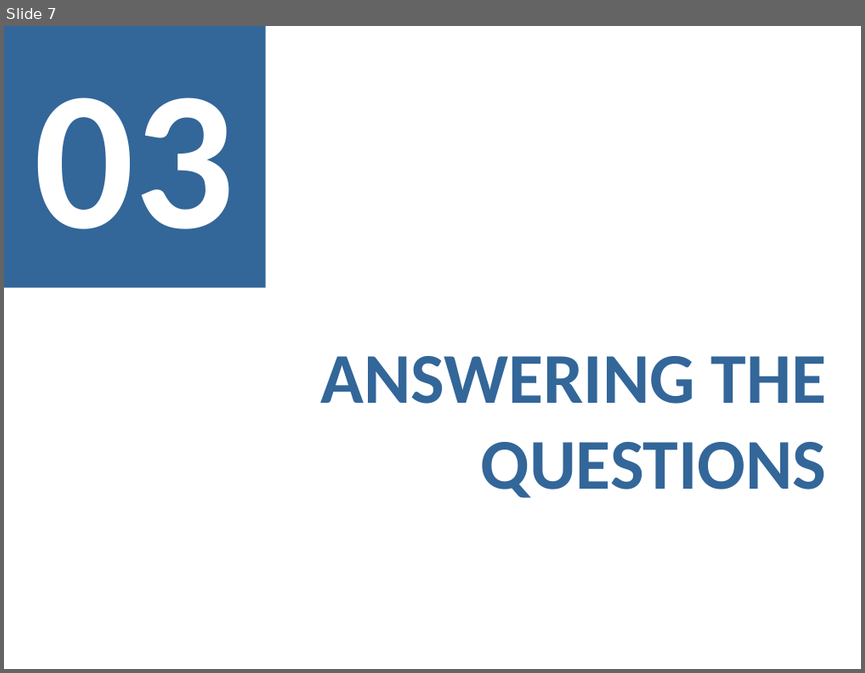
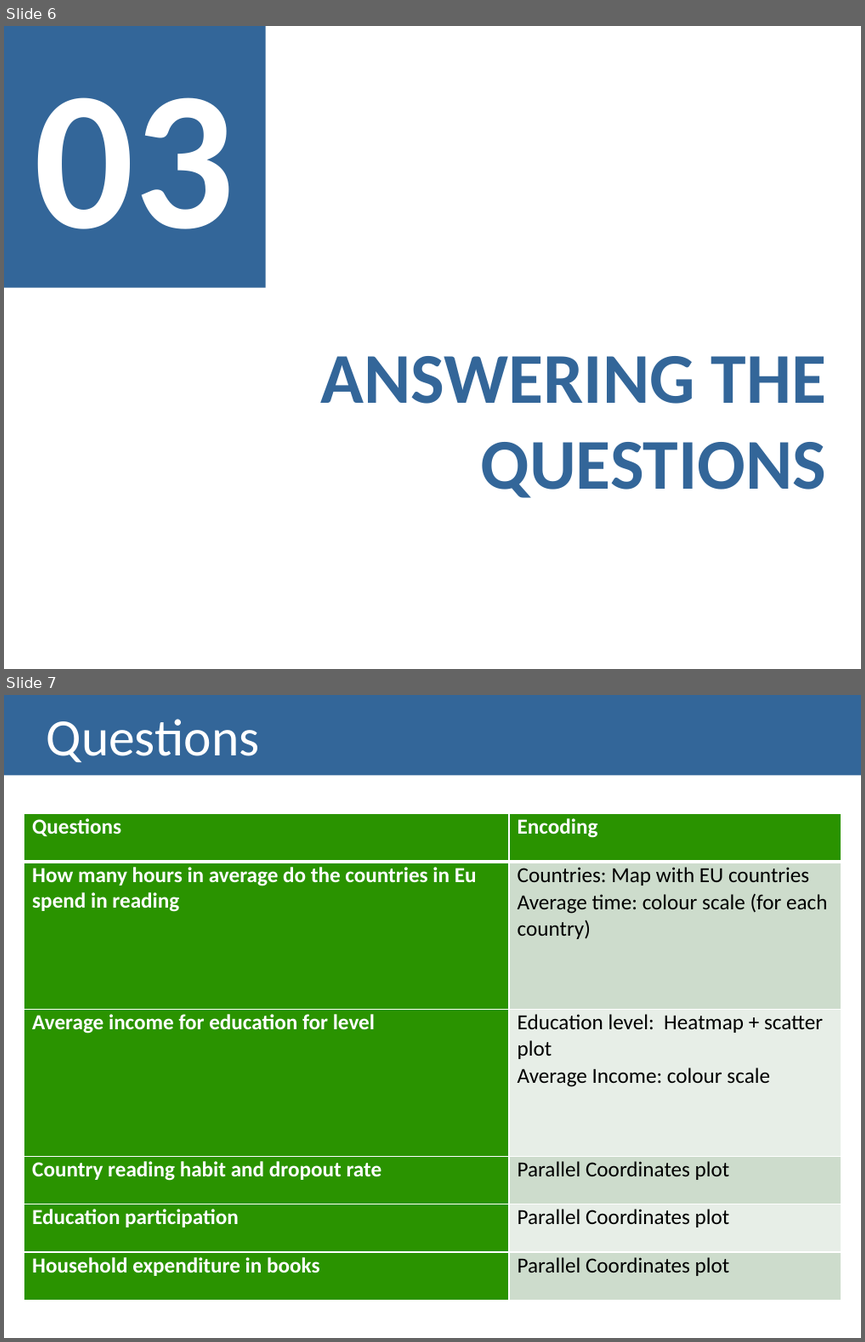
Before and after one commit to MargaridaMorais/information_visualization, a slide deck: CheckpointIII/CIII_G15.pptx. Shown one above the other, each under a label of ours: slide 7 before the commit, slides 6 and 7 after it. The pictures are 865x673 and 865x1342 pixels, drawn with LibreOffice and Linux fonts; fonts in the diff are those of the drawing. Boxes give left, top, right and bottom in pixels: in the first picture for what was removed or moved away, otherwise in the second. Text is boxed around its words. In the diff, an @@ line names an element or a change of style, - is before the commit and + after.

Commit message:
final version of the ppt

```diff
--- a/CheckpointIII/CIII_G15.pptx
+++ b/CheckpointIII/CIII_G15.pptx
@@ slide 7 added at [4,695,861,1338], background #FFFFFF @@
@@ title added at [4,695,861,776], fill #336699, 44 pt, text #FFFFFF @@
+Questions
@@ table added at [24,814,840,1300], 6 rows, 2 columns @@
+Questions | Encoding
+How many hours in average do the countries in Eu spend in reading | Countries: Map with EU countries / Average time: colour scale (for each country)
+Average income for education for level | Education level: Heatmap + scatter plot / Average Income: colour scale
+Country reading habit and dropout rate | Parallel Coordinates plot
+Education participation | Parallel Coordinates plot
+Household expenditure in books | Parallel Coordinates plot
@@ what was slide 7 is now slide 6 @@
```
Also in this commit, not shown: 2 slides changed, 2 other slides added, 4 slides removed.
